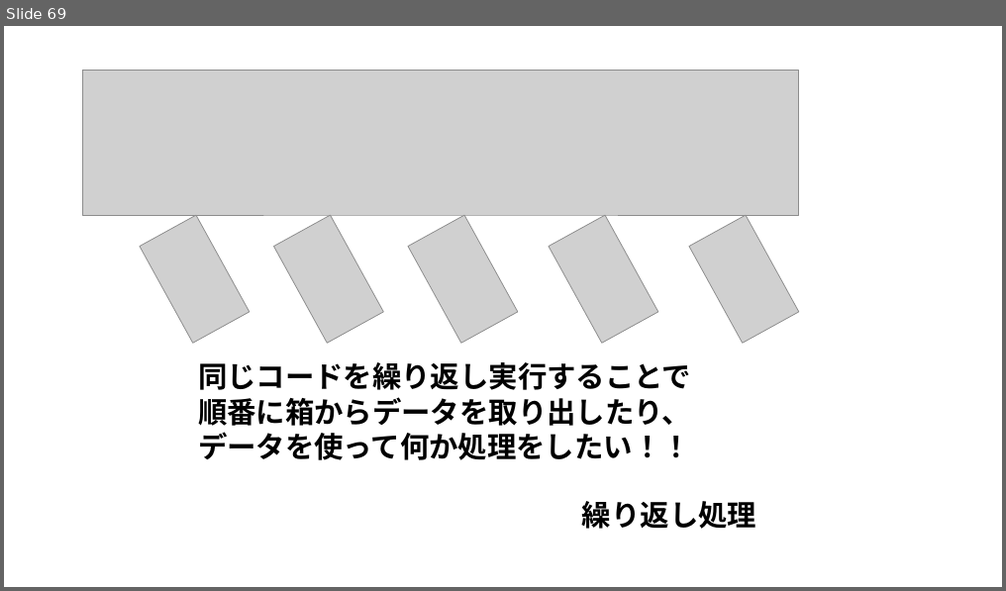
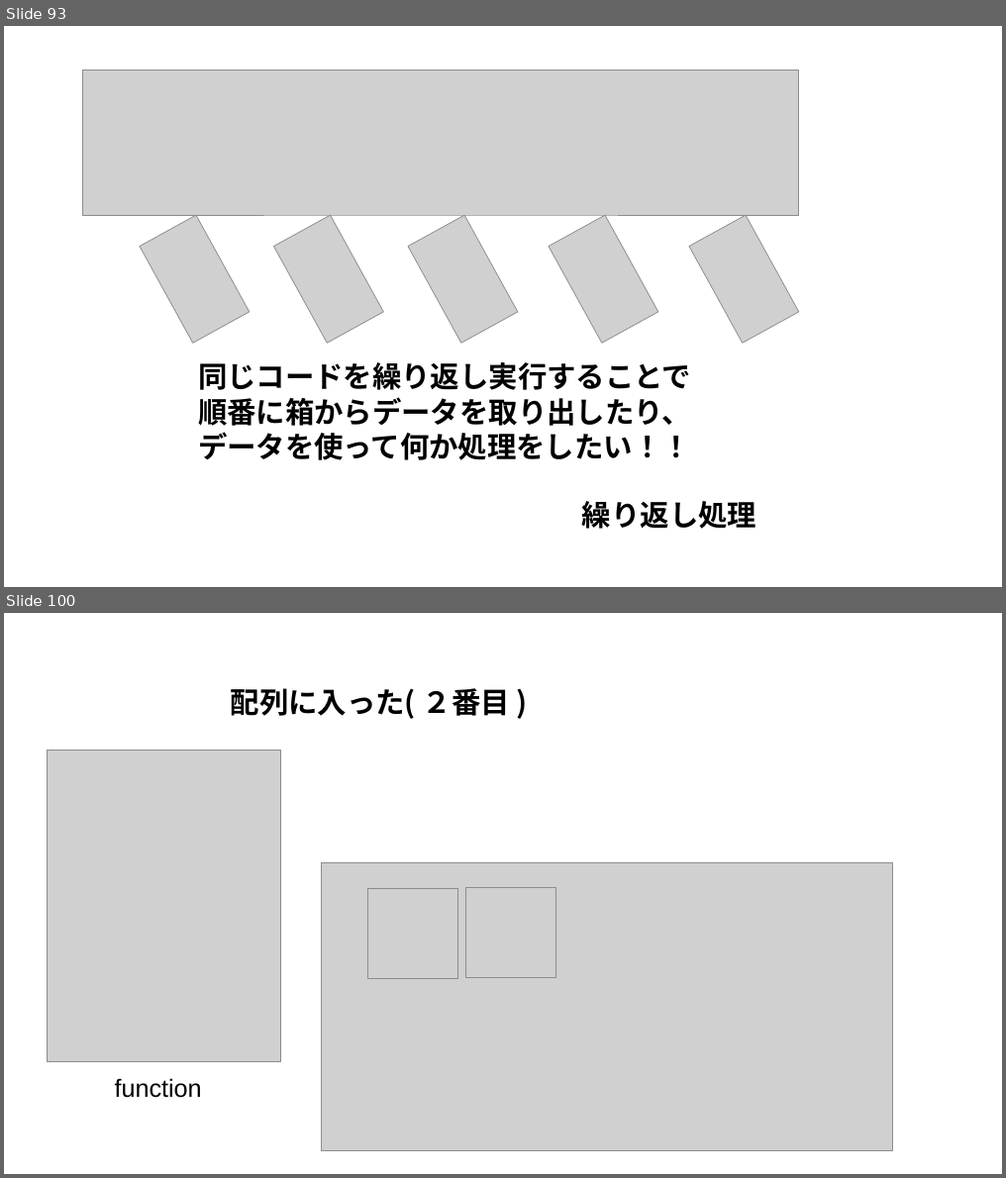
Before and after one commit to amami-harhid/p5jsPracticeSamples, a slide deck: Documents/p5Js_practice02.pptx. Shown one above the other, each under a label of ours: slide 69 before the commit, slides 93 and 100 after it; the slides between them are not shown. The pictures are 1006x591 and 1006x1178 pixels, drawn with LibreOffice and Linux fonts; fonts in the diff are those of the drawing; grey boxes stand for pictures. Boxes give left, top, right and bottom in pixels: in the first picture for what was removed or moved away, otherwise in the second. Text is boxed around its words. In the diff, an @@ line names an element or a change of style, - is before the commit and + after.

```diff
--- a/Documents/p5Js_practice02.pptx
+++ b/Documents/p5Js_practice02.pptx
@@ slide 100 added at [4, 613, 1002, 1174], background #FFFFFF @@
@@ text added at [231, 688, 510, 719], 28 pt, text #000000, bold @@
+配列に入った( ２番目 )
@@ picture added at [47, 750, 280, 1062] @@
@@ picture added at [322, 863, 892, 1152] @@
@@ picture added at [368, 888, 458, 978] @@
@@ picture added at [466, 888, 555, 977] @@
@@ text added at [115, 1078, 202, 1098], 24 pt, text #000000 @@
+function
@@ what was slide 69 is now slide 93 @@
```
Also in this commit, not shown: 6 slides changed, 41 other slides added, 1 slide removed.
